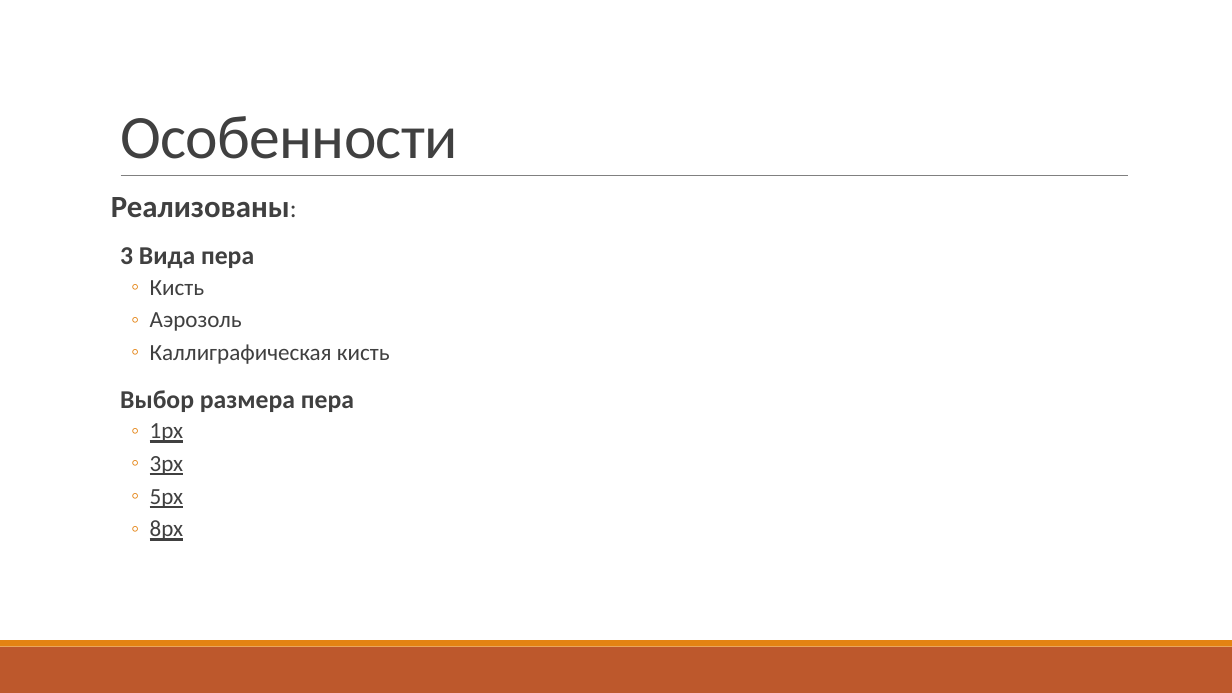
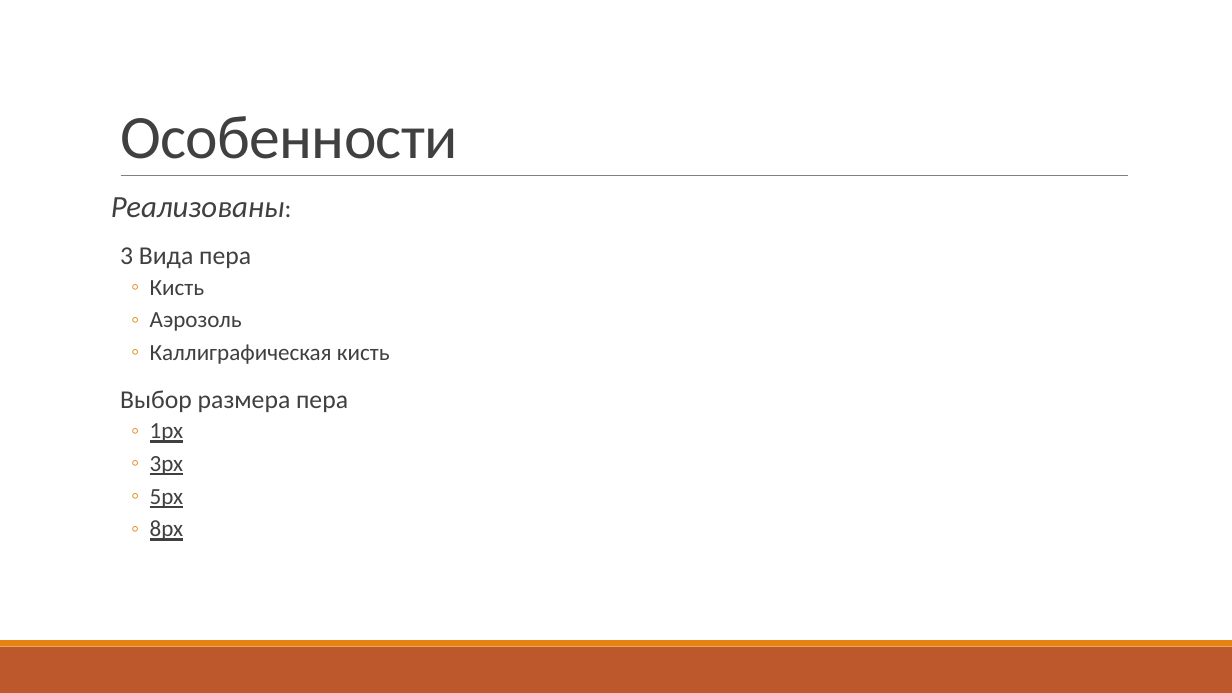
Before and after one commit to Chiplinka/Drawer, a slide deck: slide 3 of DrawerPresentation.pptx. Drawn at 1232x693 pixels with LibreOffice and Linux fonts; fonts in the diff are those of the drawing. Boxes give left, top, right and bottom in pixels: in the first picture for what was removed or moved away, otherwise in the second. Text is boxed around its words. In the diff, an @@ line names an element or a change of style, - is before the commit and + after.

```diff
--- a/DrawerPresentation.pptx
+++ b/DrawerPresentation.pptx
@@ text at (x1=111, y1=197, x2=348, y2=412): bold off in "Реализованы:", "3 Вида пера", "Выбор размера пера"; italic on in "Реализованы:" @@
```
Also in this commit, not shown: 3 other slides changed, 1 other file.
